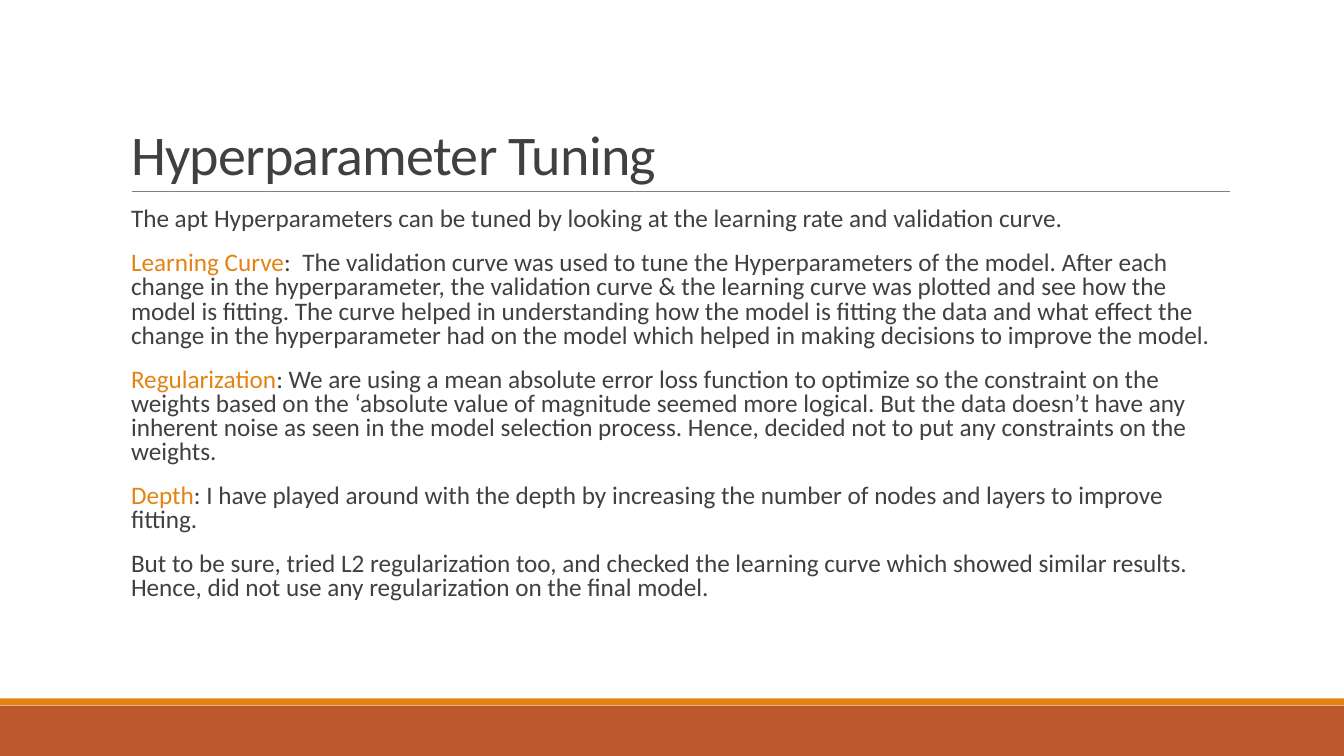
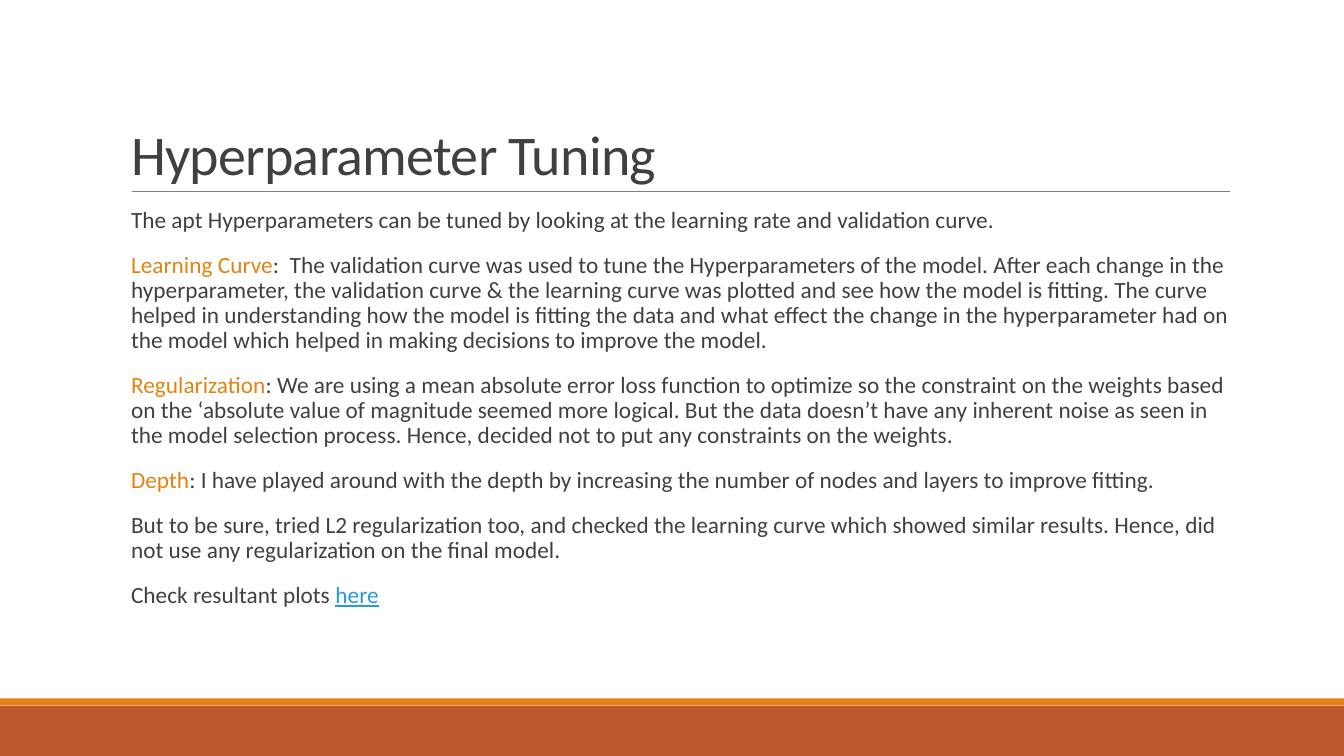
Before and after one commit to bharadwaj-chukkala/Data-driven-motion-planning-using-various-machine-learning-algorithms, a slide deck: slide 8 of bchukkal_final_project_presentation.pptx. Drawn at 1344x756 pixels with LibreOffice and Linux fonts; fonts in the diff are those of the drawing. Boxes give left, top, right and bottom in pixels: in the first picture for what was removed or moved away, otherwise in the second. Text is boxed around its words. In the diff, an @@ line names an element or a change of style, - is before the commit and + after.

```diff
--- a/bchukkal_final_project_presentation.pptx
+++ b/bchukkal_final_project_presentation.pptx
@@ text at bbox=[131, 212, 1228, 562]: size 18 to 16.6 pt; line spacing 0.8 to 0.9 @@
@@ text at bbox=[131, 587, 378, 607]: paragraph added @@
+  Check resultant plots here
```
Also in this commit, not shown: 2 other slides changed.
